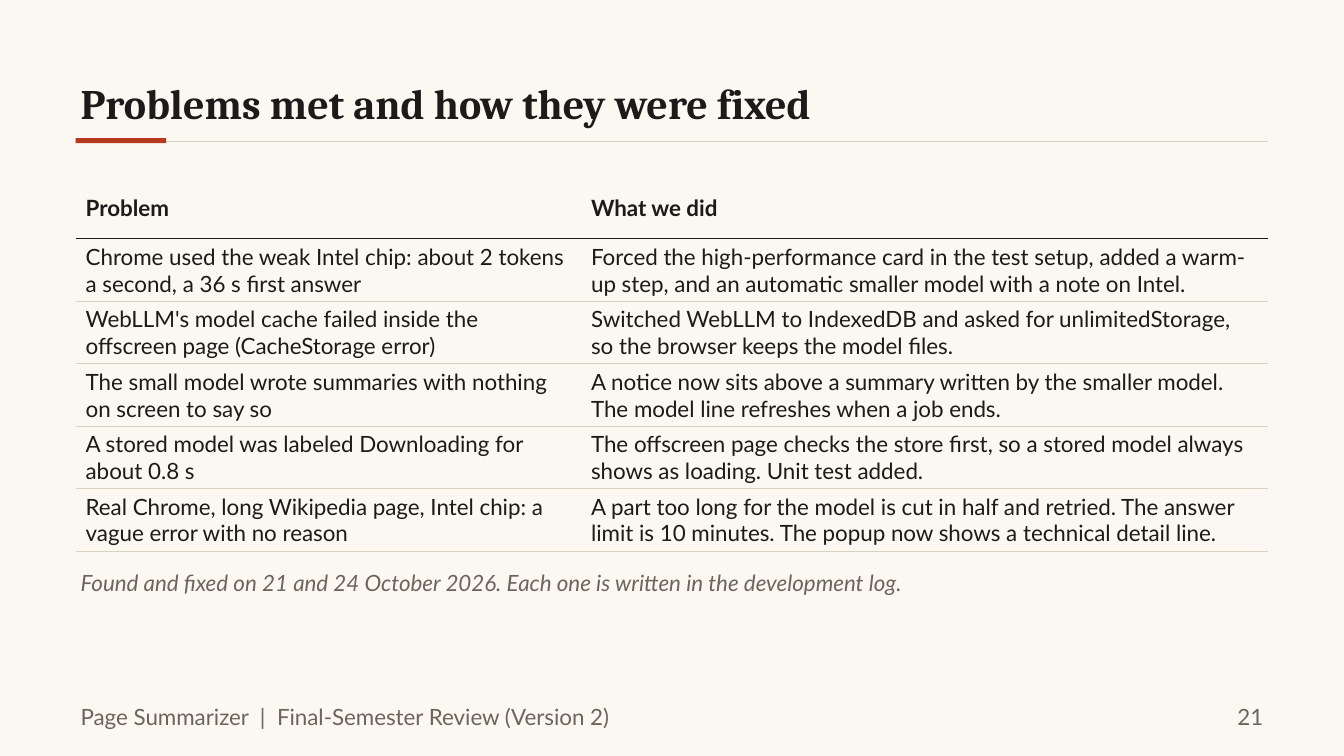
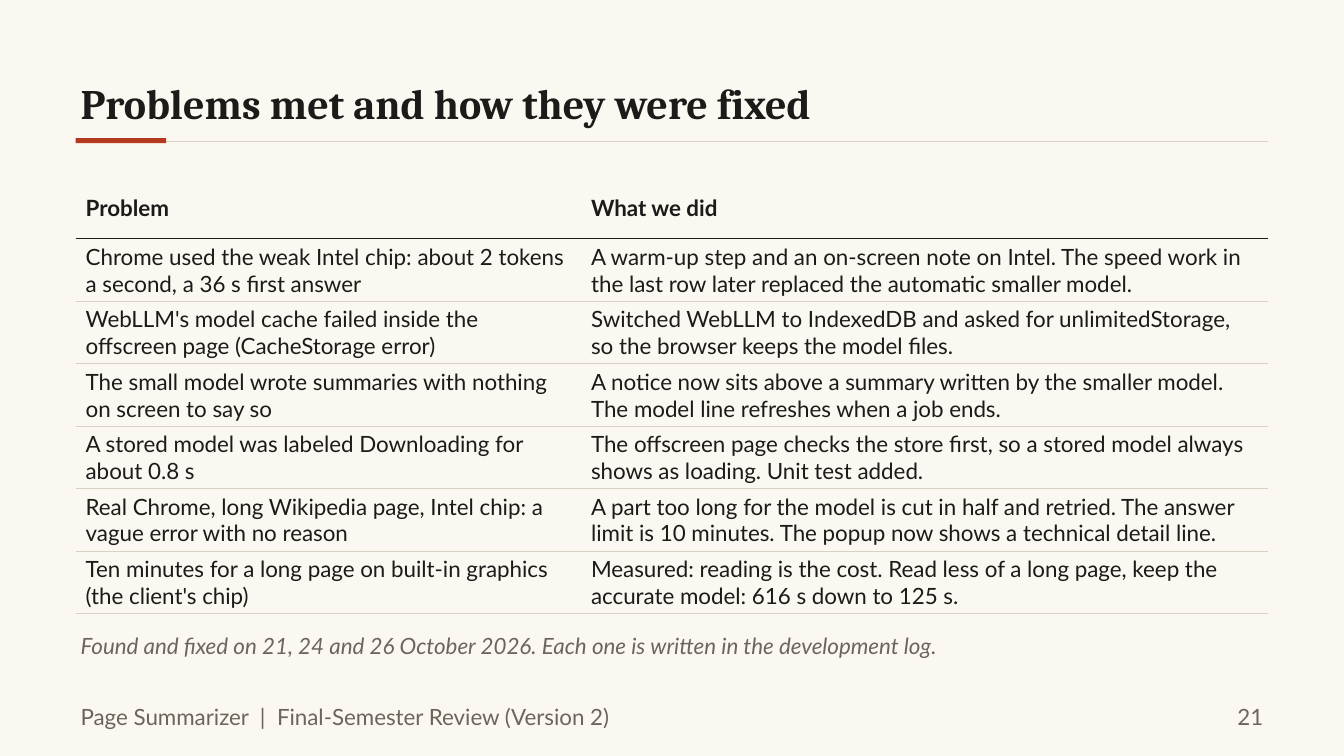
Before and after one commit to Vickey-vijay/DISSCO_web-page-summarizer, a slide deck: slide 21 of finalsem/docs/ppt/FinalSem_Deck.pptx. Drawn at 1344x756 pixels with LibreOffice and Linux fonts; fonts in the diff are those of the drawing. Boxes give left, top, right and bottom in pixels: in the first picture for what was removed or moved away, otherwise in the second. Text is boxed around its words. In the diff, an @@ line names an element or a change of style, - is before the commit and + after.

```diff
--- a/finalsem/docs/ppt/FinalSem_Deck.pptx
+++ b/finalsem/docs/ppt/FinalSem_Deck.pptx
@@ table at [76, 176, 1268, 614] @@
-row 2, column 2: Forced the high-performance card in the test setup, added a warm-up step, and an automatic smaller model with a note on Intel.
+row 2, column 2: A warm-up step and an on-screen note on Intel. The speed work in the last row later replaced the automatic smaller model.
+row 7: Ten minutes for a long page on built-in graphics (the client's chip) | Measured: reading is the cost. Read less of a long page, keep the accurate model: 616 s down to 125 s.
@@ text at [81, 637, 937, 658]: text changed @@
-Found and fixed on 21 and 24 October 2026. Each one is written in the development log.
+Found and fixed on 21, 24 and 26 October 2026. Each one is written in the development log.
```
Also in this commit, not shown: 8 other slides changed, 1 slide added, 1 slide removed, 43 other files.
